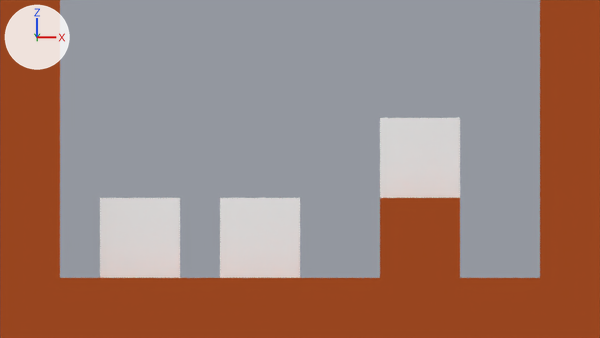
A saved change to the Blender file Simple Animation Sample/main.blend.
The view is the same before and after, from the file's camera 'Camera'. Lighting does not change. The marker at upper left points along +X, +Y and +Z.

Names of what the first picture shows: 'Player1', 'Player1_Cyclic1', 'Player_SwitchState1', 'ground1.001', 'ground1.002', 'ground1.003', 'ground1.004', 'ground1.005', 'ground1.009', 'ground1.010', 'ground1.021', 'ground1.024'.
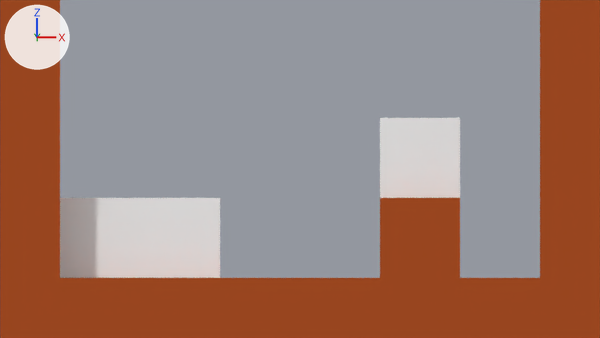
Where the change shows, as pixel boxes [x1, y1, x2, y2] in the pictures (600 x 338 px):
'Player_SwitchState1', moved: before [220, 198, 300, 278]; after [140, 198, 220, 278]
'Player1_Cyclic1', moved: before [100, 198, 180, 278]; after [60, 198, 140, 278]

Patch to the scene script:
```diff
--- a/Simple Animation Sample/main.blend.py
+++ b/Simple Animation Sample/main.blend.py
@@ ob_player_switchstate1 @@
 ob_player_switchstate1 = bpy.data.objects.new('Player_SwitchState1', None)
-ob_player_switchstate1.location = (-4.0, 0.0, 0.0)
+ob_player_switchstate1.location = (-6.0, 0.0, 0.0)
 ob_player_switchstate1.show_instancer_for_render = False
@@ ob_player1_cyclic1 @@
 ob_player1_cyclic1 = bpy.data.objects.new('Player1_Cyclic1', None)
-ob_player1_cyclic1.location = (-7.0, 0.0, 0.0)
+ob_player1_cyclic1.location = (-8.0, 0.0, 0.0)
 ob_player1_cyclic1.show_instancer_for_render = False
```
